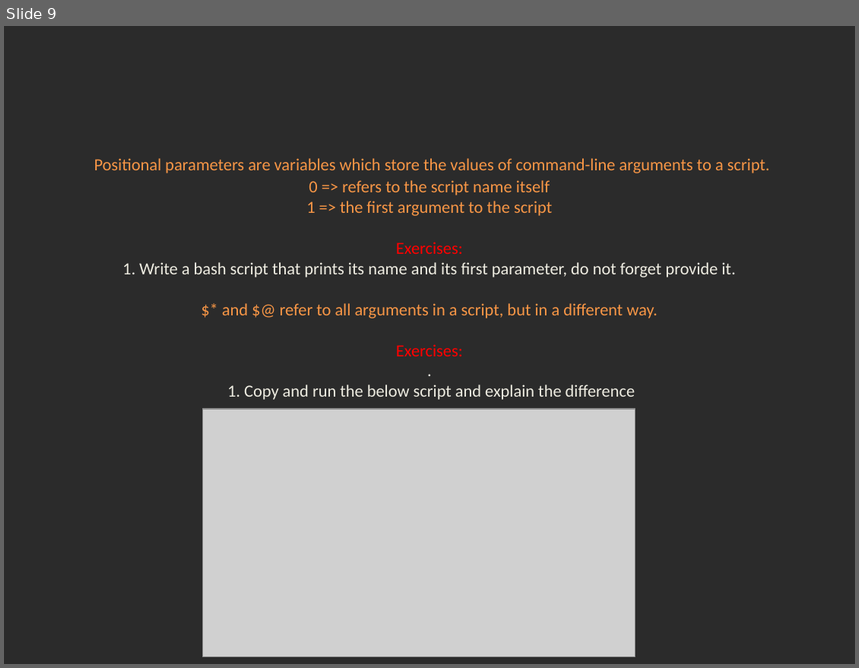
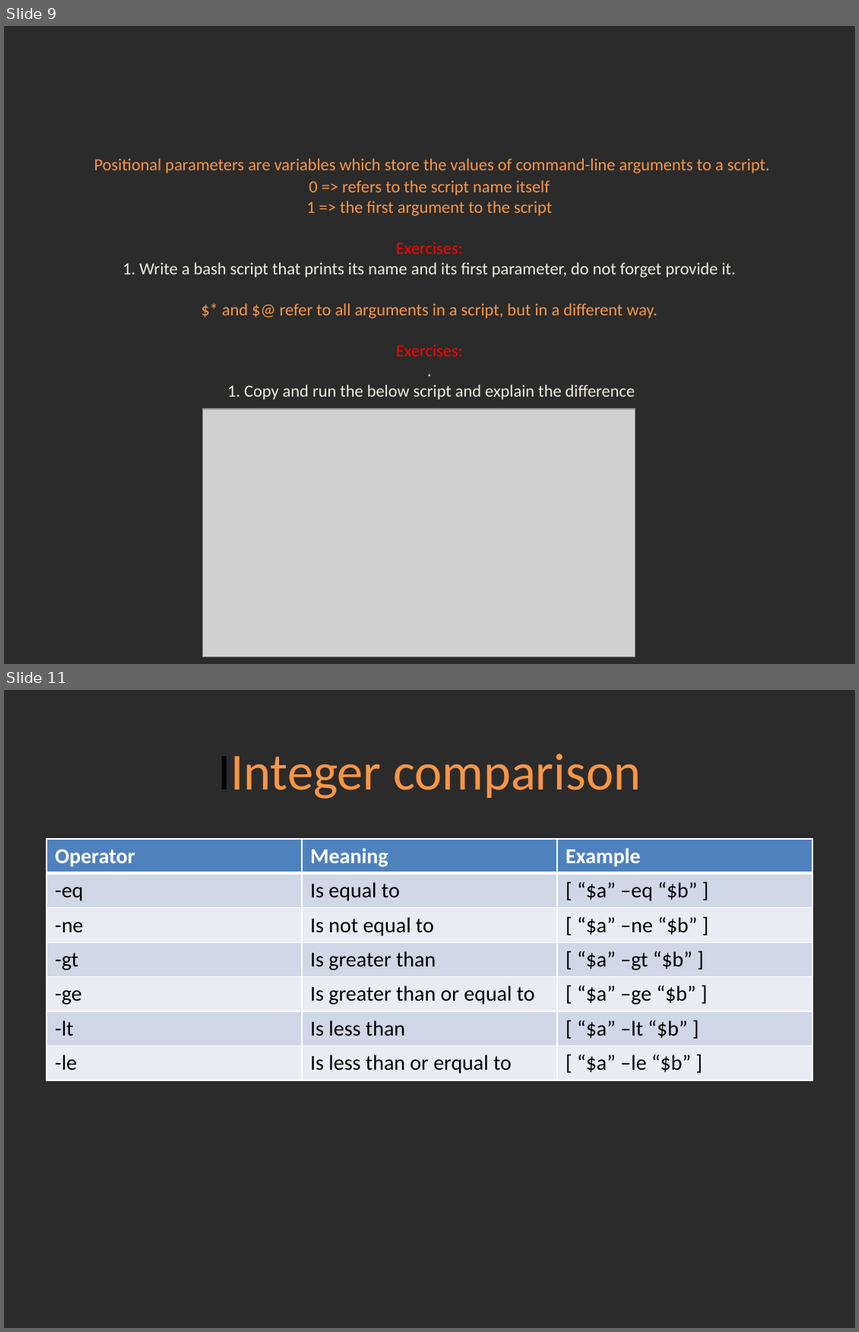
Before and after one commit to Academy-Soft-Intellect/Linux-Course, a slide deck: 15.BashScripting/15-Bash_Scripting.pptx. Shown one above the other, each under a label of ours: slide 9 before the commit, slides 9 and 11 after it; the slides between them are not shown. The pictures are 859x668 and 859x1332 pixels, drawn with LibreOffice and Linux fonts; fonts in the diff are those of the drawing; grey boxes stand for pictures; background and template pictures are left out; a plain dark background stands for a picture behind light text. Boxes give left, top, right and bottom in pixels: in the first picture for what was removed or moved away, otherwise in the second. Text is boxed around its words. In the diff, an @@ line names an element or a change of style, - is before the commit and + after.

Commit message:
Bash scripting, comparison operators and functions.

```diff
--- a/15.BashScripting/15-Bash_Scripting.pptx
+++ b/15.BashScripting/15-Bash_Scripting.pptx
@@ slide 11 added at box(4, 690, 855, 1328), background picture (left out) @@
@@ title added at box(218, 754, 641, 799), 44 pt, text #F79646 @@
+IInteger comparison
@@ table added at box(47, 839, 813, 1081), 7 rows, 3 columns @@
+Operator | Meaning | Example
+-eq | Is equal to | [ “$a” –eq “$b” ]
+-ne | Is not equal to | [ “$a” –ne “$b” ]
+-gt | Is greater than | [ “$a” –gt “$b” ]
+-ge | Is greater than or equal to | [ “$a” –ge “$b” ]
+-lt | Is less than | [ “$a” –lt “$b” ]
+-le | Is less than or erqual to | [ “$a” –le “$b” ]
```
Also in this commit, not shown: 1 slide changed, 3 other slides added.
